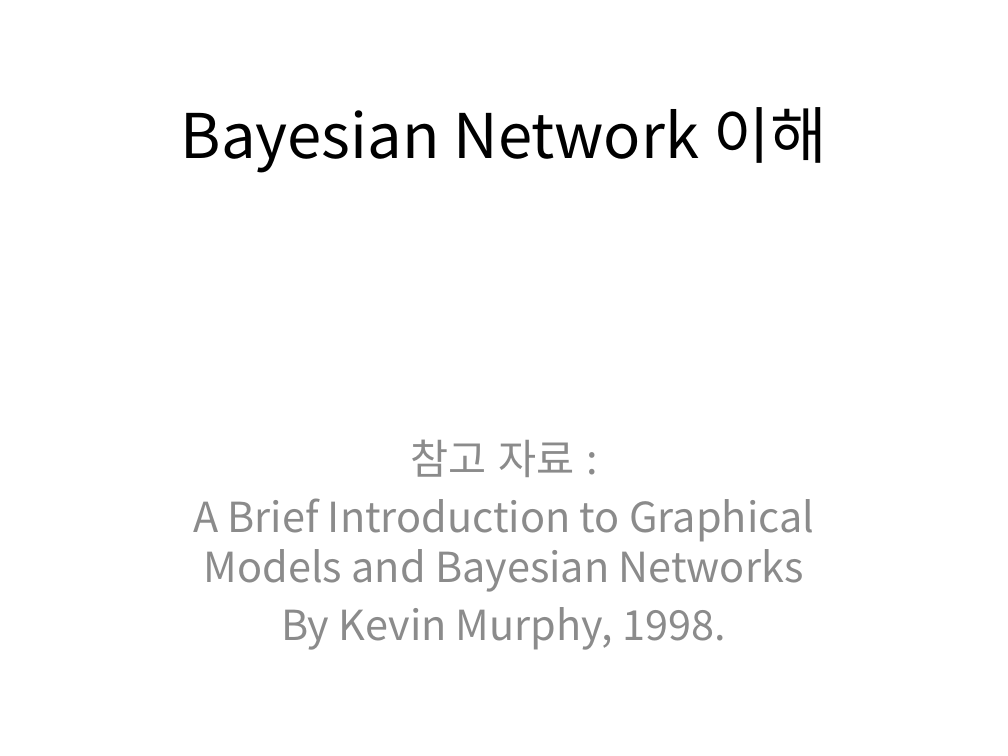
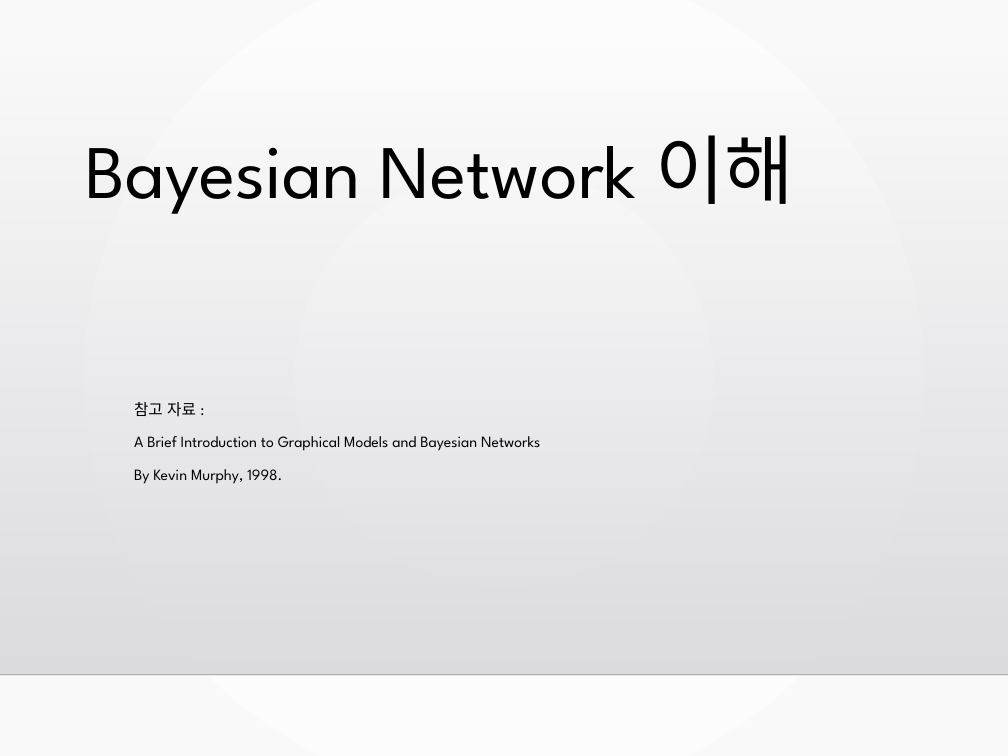
Before and after one commit to LEECHHE/capstone, a slide deck: slide 1 of papers/Bayesian.Network.pptx. Drawn at 1008x756 pixels with LibreOffice and Linux fonts; fonts in the diff are those of the drawing; background and template pictures are left out. Boxes give left, top, right and bottom in pixels: in the first picture for what was removed or moved away, otherwise in the second. Text is boxed around its words. In the diff, an @@ line names an element or a change of style, - is before the commit and + after.

```diff
--- a/papers/Bayesian.Network.pptx
+++ b/papers/Bayesian.Network.pptx
@@ background #FFFFFF to gradient #FFFFFF to #FAFAFA @@
@@ rectangle added at (0,51,1008,674), fill gradient #DCDCE0 to #DEDEE2 @@
@@ title "Bayesian Network 이해" at (85,135,794,214): size 44 to 54 pt, font Noto Sans CJK KR to League Spartan; alignment centre to left; line spacing 1 to 0.9; vertical alignment middle to bottom @@
@@ subtitle "참고 자료 :": place and size @@
-subtitle "참고 자료 :" at (193,439,814,650)
+subtitle "참고 자료 :" at (134,402,540,484)
@@ subtitle "참고 자료 :" at (134,402,540,484): size 29.6 to 11.2 pt, font Noto Sans CJK KR to League Spartan, text colour #8C8C8C to #000000; alignment centre to left; more space between paragraphs @@
@@ line added from (0, 674) to (1008, 674), #000001 1 pt @@
```
Also in this commit, not shown: 16 other slides changed, 4 slides added, 1 slide removed, 3 other files.
